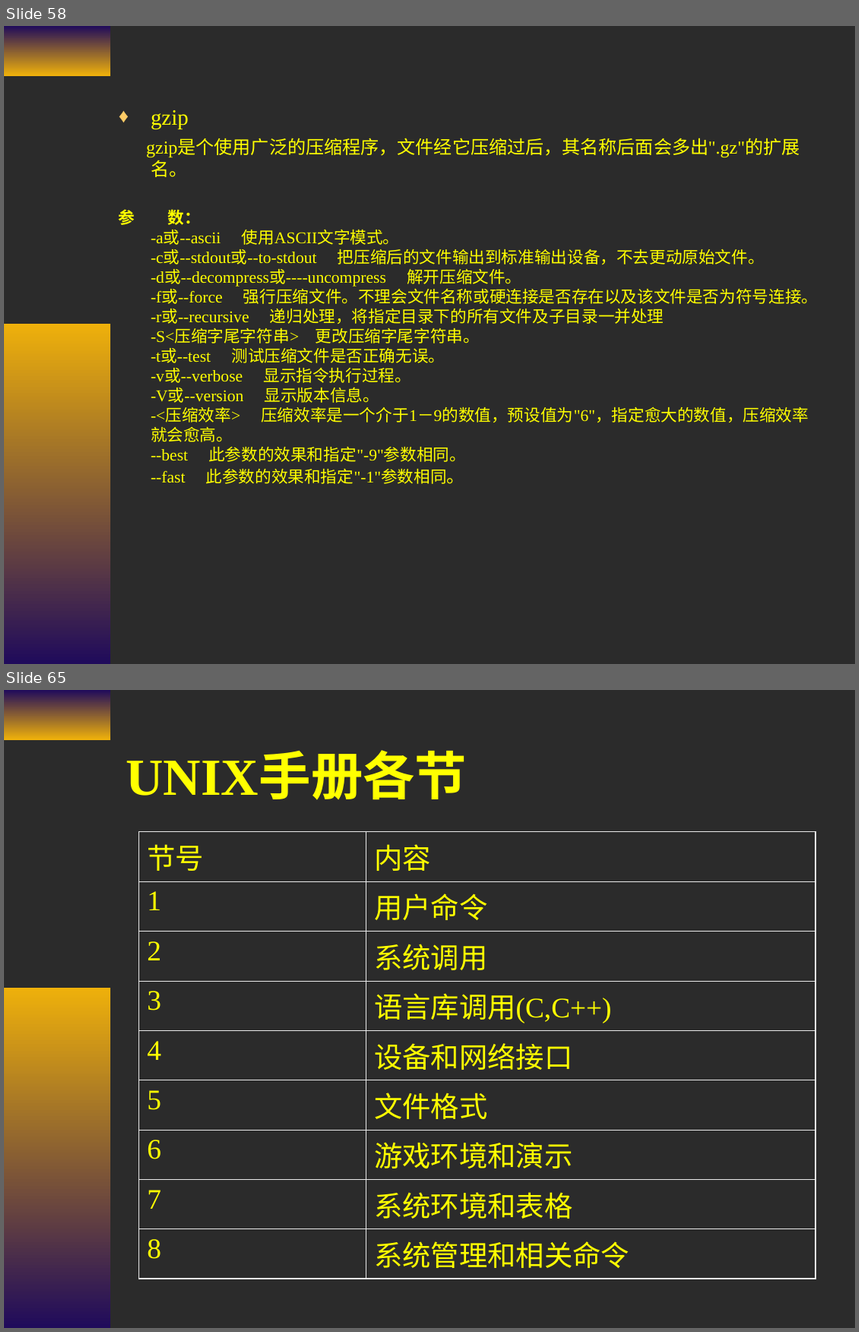
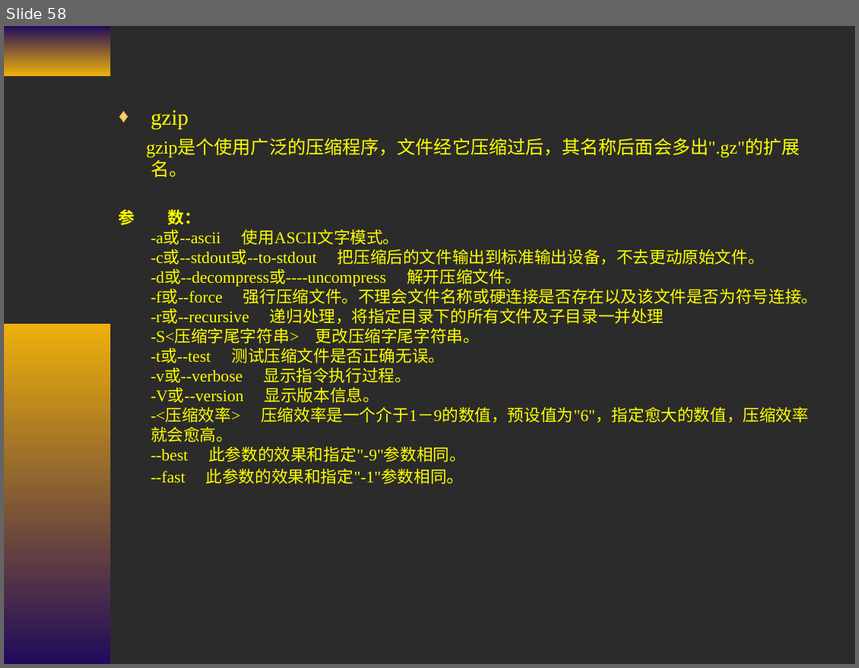
Before and after one commit to cash2one/ekproject, a slide deck: workSpace/temp/资料/复件 第二章 Linux常用命令.ppt. Shown one above the other, each under a label of ours: slides 58 and 65 before the commit, slide 58 after it; the slides between them are not shown. The pictures are 859x1332 and 859x668 pixels, drawn with LibreOffice and Linux fonts; fonts in the diff are those of the drawing; background and template pictures are left out; a plain dark background stands for a picture behind light text. Boxes give left, top, right and bottom in pixels: in the first picture for what was removed or moved away, otherwise in the second. Text is boxed around its words. In the diff, an @@ line names an element or a change of style, - is before the commit and + after.

```diff
--- a/workSpace/temp/资料/复件 第二章 Linux常用命令.ppt
+++ b/workSpace/temp/资料/复件 第二章 Linux常用命令.ppt
@@ slide 65 removed at [4, 690, 855, 1328], background picture (left out); not listed: 2 template elements that a slide beside it also shows @@
@@ title removed at [126, 755, 468, 800] @@
-UNIX手册各节
@@ table removed at [139, 832, 816, 1271], 9 rows, 2 columns @@
-节号 | 内容
-1 | 用户命令
-2 | 系统调用
-3 | 语言库调用(C,C++)
-4 | 设备和网络接口
-5 | 文件格式
-6 | 游戏环境和演示
-7 | 系统环境和表格
-8 | 系统管理和相关命令
```
Also in this commit, not shown: 4 slides added, 6 other slides removed.
